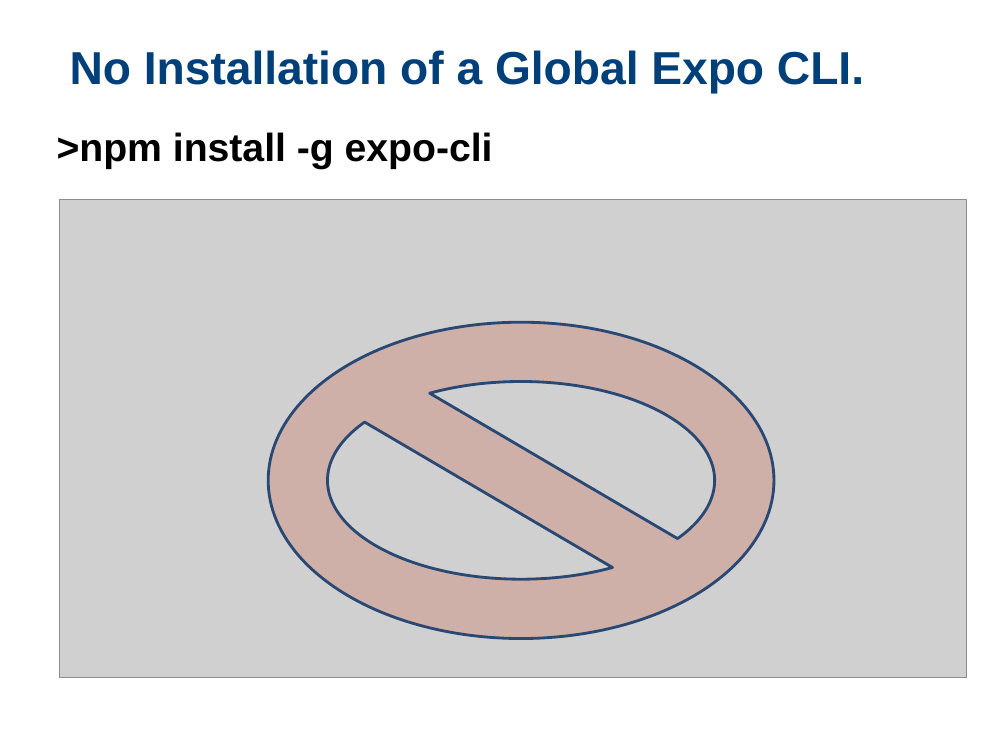
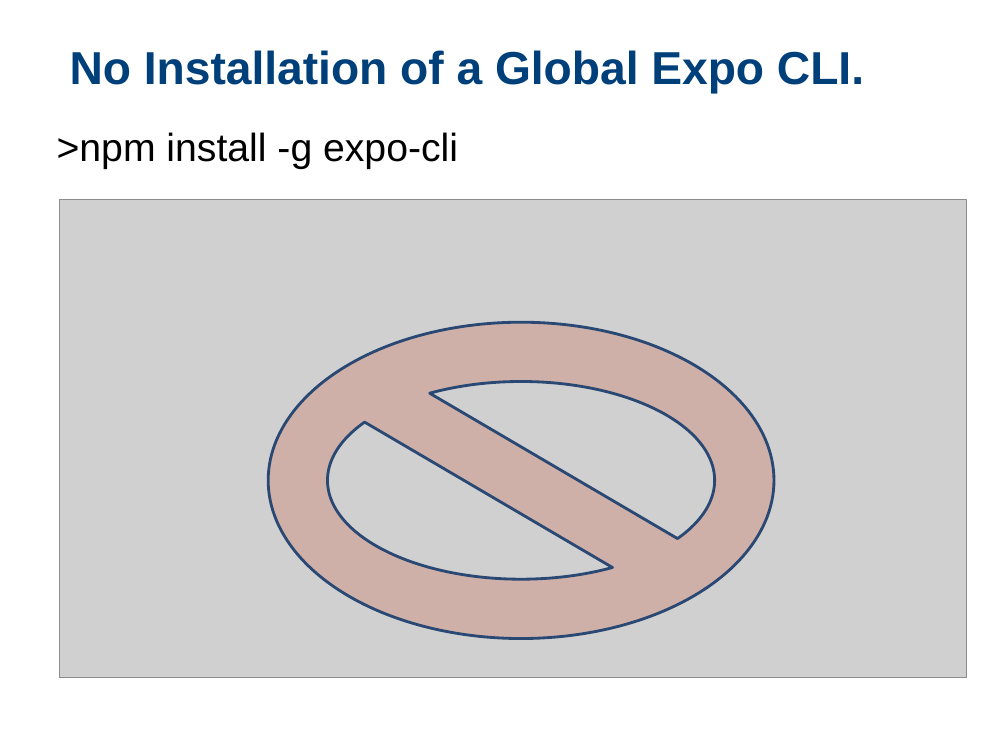
Before and after one commit to samchung0117/sigite2023-example, a slide deck: slide 17 of 02 HOS/ACM SIGITE 2023 HOS.pptx. Drawn at 1008x756 pixels with LibreOffice and Linux fonts; fonts in the diff are those of the drawing; grey boxes stand for pictures; background and template pictures are left out. Boxes give left, top, right and bottom in pixels: in the first picture for what was removed or moved away, otherwise in the second. Text is boxed around its words. In the diff, an @@ line names an element or a change of style, - is before the commit and + after.

```diff
--- a/02 HOS/ACM SIGITE 2023 HOS.pptx
+++ b/02 HOS/ACM SIGITE 2023 HOS.pptx
@@ text ">npm install -g expo-cli" at <box>57,132,458,169</box>: bold off @@
```
Also in this commit, not shown: 7 other slides changed.
